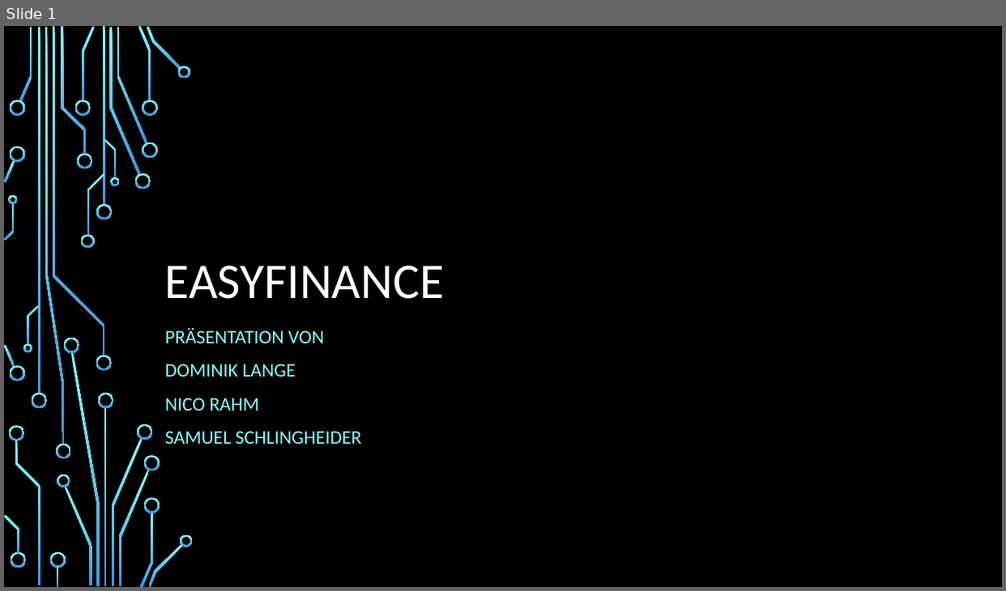
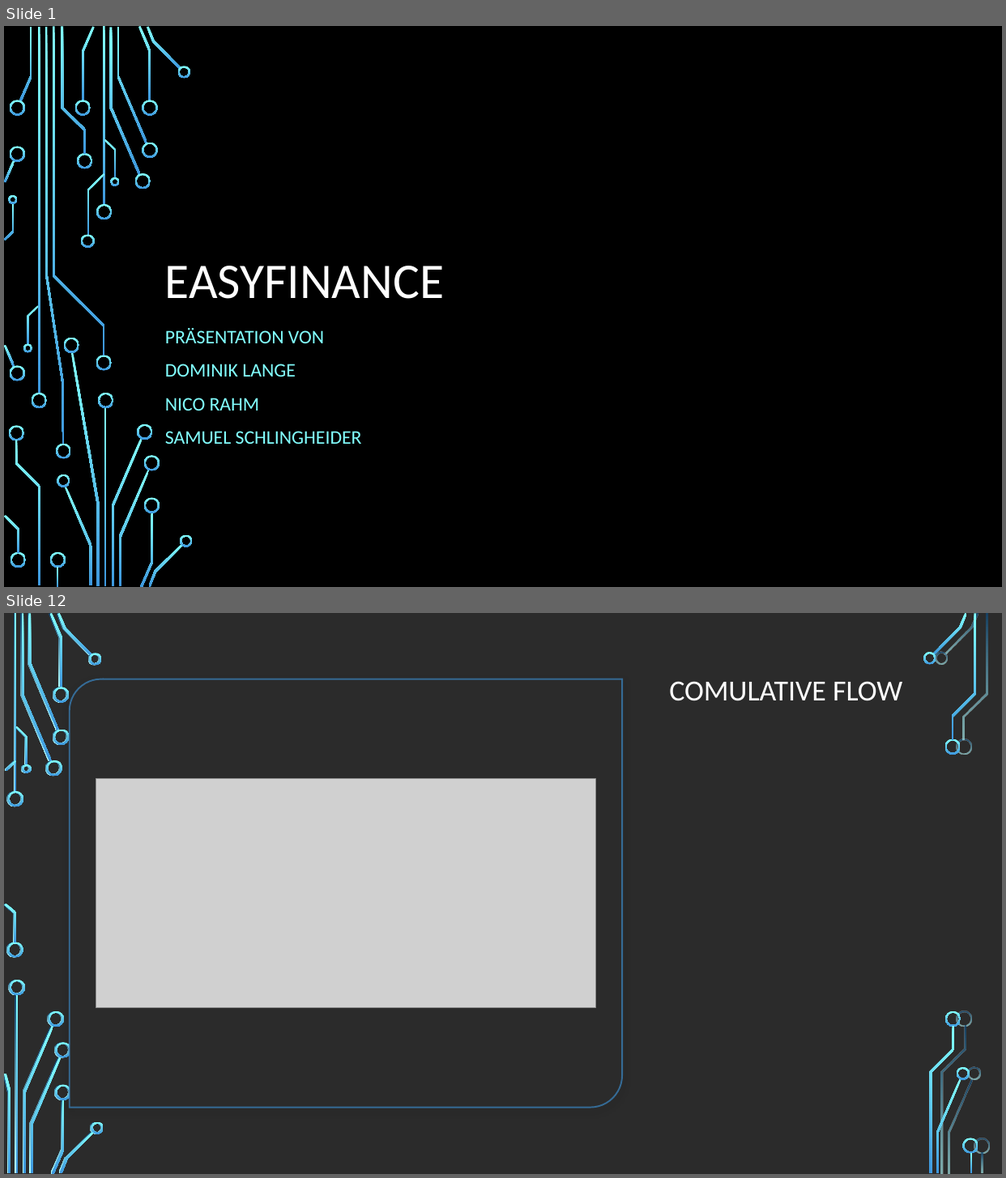
Before and after one commit to leumas244/easyFinance-SoftwareEngeneering, a slide deck: Midterm/easyFinance.pptx. Shown one above the other, each under a label of ours: slide 1 before the commit, slides 1 and 12 after it; the slides between them are not shown. The pictures are 1006x591 and 1006x1178 pixels, drawn with LibreOffice and Linux fonts; fonts in the diff are those of the drawing; grey boxes stand for pictures; background and template pictures are left out; a plain dark background stands for a picture behind light text. Boxes give left, top, right and bottom in pixels: in the first picture for what was removed or moved away, otherwise in the second. Text is boxed around its words. In the diff, an @@ line names an element or a change of style, - is before the commit and + after.

```diff
--- a/Midterm/easyFinance.pptx
+++ b/Midterm/easyFinance.pptx
@@ slide 12 added at (4,613,1002,1174), background picture (left out) @@
@@ round diag rect added at (69,679,621,1107), fill #FFFFFF, outline #3D97DE 1.5 pt @@
@@ title added at (669,681,902,701), 28 pt, text #FFFFFF @@
+COMULATIVE FLOW
@@ picture added at (96,779,595,1008) @@
@@ group added at (4,613,978,1174): 33 freeform shapes, 3 rectangles @@
@@ group added at (4,613,990,1174): 33 freeform shapes, 3 rectangles @@
```
Also in this commit, not shown: 3 slides changed, 12 other slides added, 3 slides removed.
